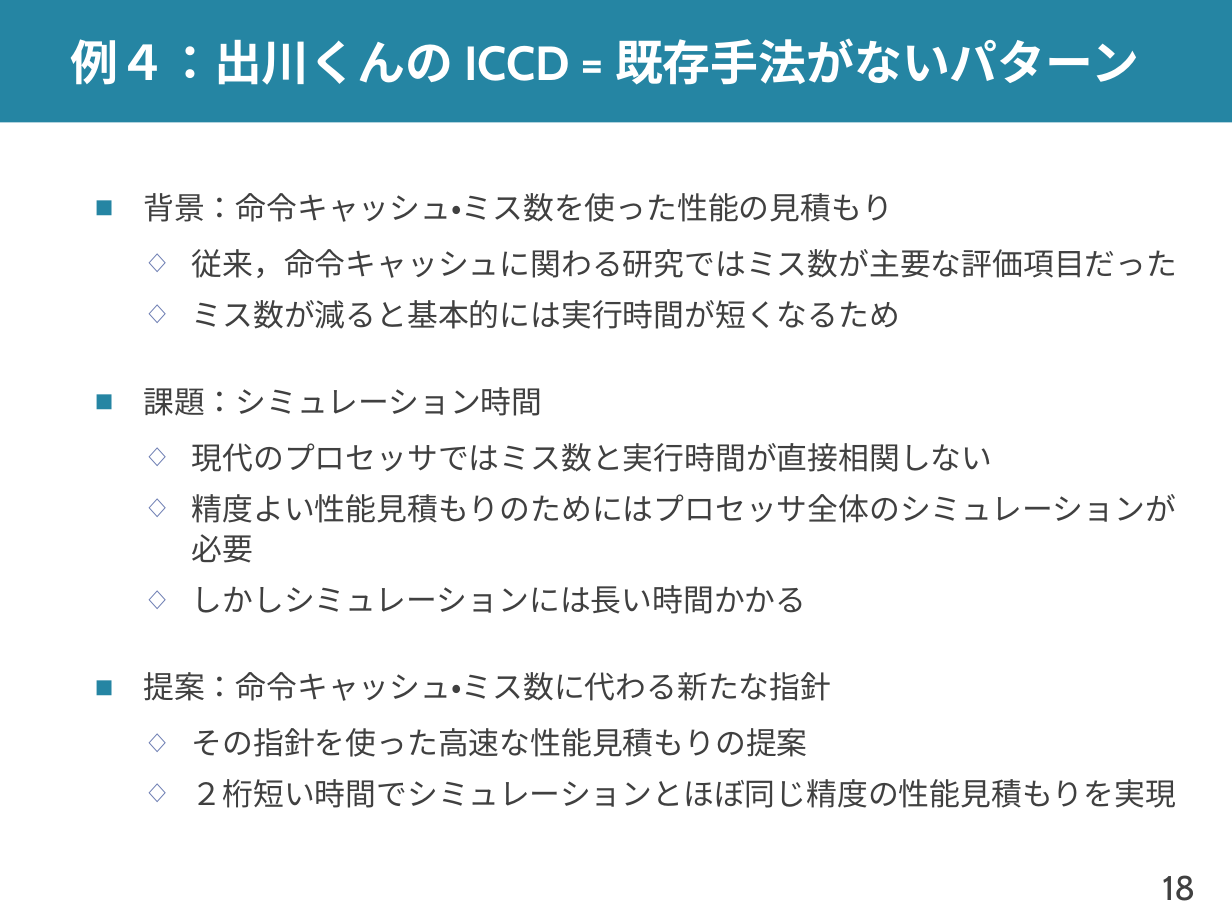
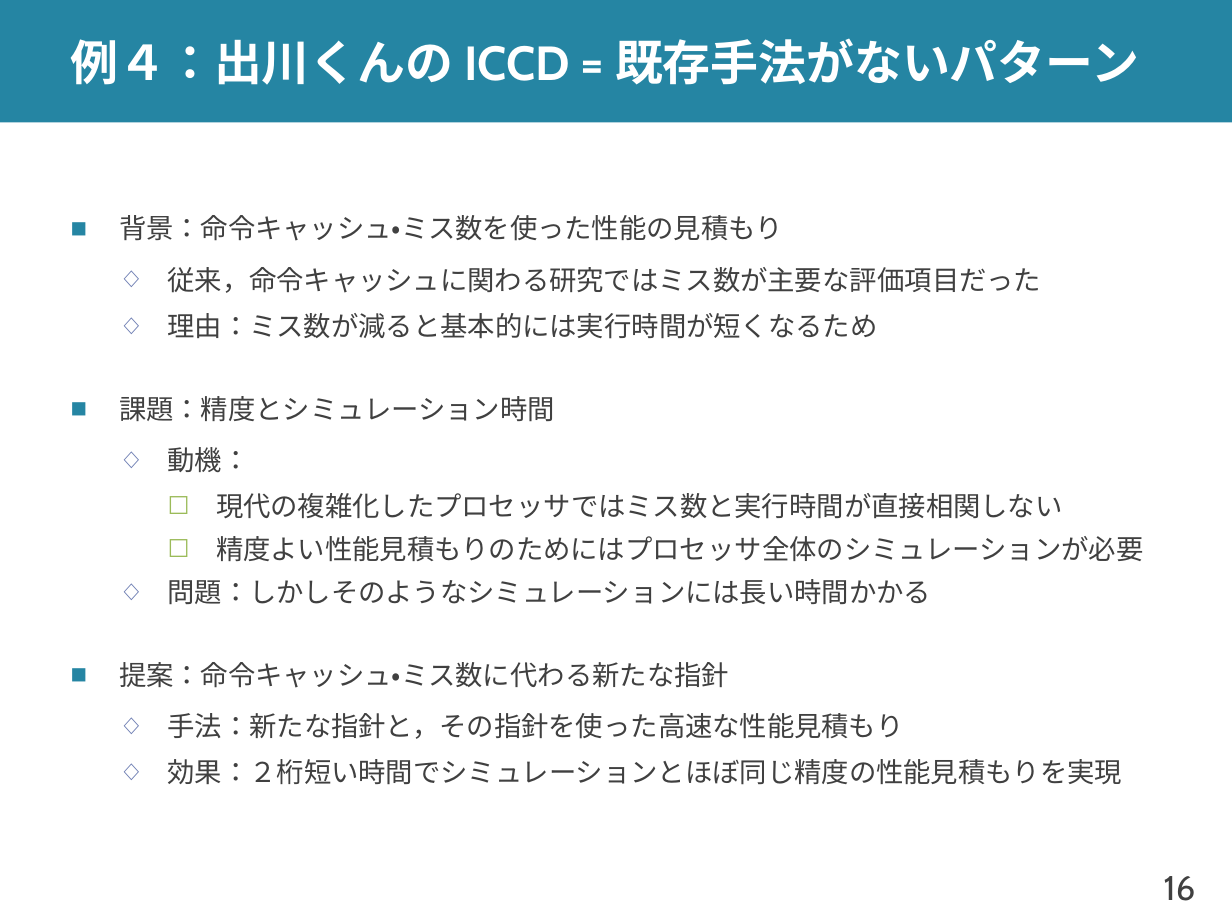
Before and after one commit to shioya-lab/how-to, a slide deck: slide 16 of plot.pptx (slide 18 before the commit). Drawn at 1232x924 pixels with LibreOffice and Linux fonts; fonts in the diff are those of the drawing. Boxes give left, top, right and bottom in pixels: in the first picture for what was removed or moved away, otherwise in the second. Text is boxed around its words. In the diff, an @@ line names an element or a change of style, - is before the commit and + after.

```diff
--- a/plot.pptx
+++ b/plot.pptx
@@ text "背景：命令キャッシュ・ミス数を使った性能の見積もり": place and size @@
-text "背景：命令キャッシュ・ミス数を使った性能の見積もり" at bbox=[143, 193, 1178, 808]
+text "背景：命令キャッシュ・ミス数を使った性能の見積もり" at bbox=[119, 215, 1143, 785]
@@ text at bbox=[119, 215, 1143, 688]: size 18 to 16 pt in "背景：命令キャッシュ・ミス数を使った性能の見積もり", "従来，命令キャッシュに関わる研究ではミス数が主要な評価項目だった", "精度よい性能見積もりのためにはプロセッサ全体のシミュレーションが必要", "提案：命令キャッシュ・ミス数に代わる新たな指針"; bullet ◇ to ☐; list level 2 to 3 in "精度よい性能見積もりのためにはプロセッサ全体のシミュレーションが必要"; bullet colour #6879B0 to #9BBB59 @@
@@ text at bbox=[119, 313, 1063, 519]: text changed; size 18 to 16 pt @@
-  ◇ ミス数が減ると基本的には実行時間が短くなるため
-■ 課題：シミュレーション時間
-  ◇ 現代のプロセッサではミス数と実行時間が直接相関しない
+  ◇ 理由：ミス数が減ると基本的には実行時間が短くなるため
+■ 課題：精度とシミュレーション時間
+  ◇ 動機：
+    ☐ 現代の複雑化したプロセッサではミス数と実行時間が直接相関しない
@@ text at bbox=[168, 579, 932, 605]: text changed; size 18 to 16 pt @@
-  ◇ しかしシミュレーションには長い時間かかる
+  ◇ 問題：しかしそのようなシミュレーションには長い時間かかる
@@ text at bbox=[168, 713, 1122, 785]: text changed; size 18 to 16 pt @@
-  ◇ その指針を使った高速な性能見積もりの提案
-  ◇ ２桁短い時間でシミュレーションとほぼ同じ精度の性能見積もりを実現
+  ◇ 手法：新たな指針と，その指針を使った高速な性能見積もり
+  ◇ 効果：２桁短い時間でシミュレーションとほぼ同じ精度の性能見積もりを実現
@@ page number at bbox=[1164, 876, 1196, 901]: text changed @@
-18
+16
```
Also in this commit, not shown: 14 other slides changed, 1 slide added, 1 other file.
